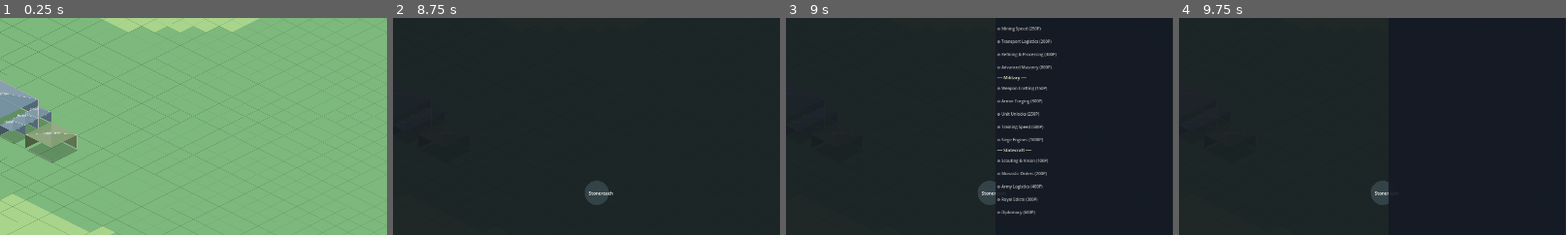
Above: before the commit, frames 1-4 (left to right).
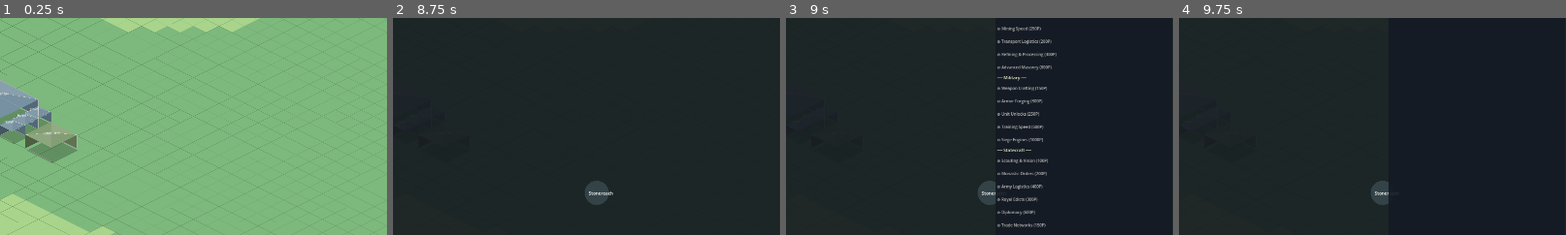
Above: after the commit, the same moments.

Repository: brotherphilip/sovereigns-reach
Game: Godot game, scene res://view/cityview/CityViewScene.tscn
Same seed, same stepped clock (60 frames per second), same inputs: the game is played once before the commit and once after it. This scene is started directly instead of the project's main scene.
Inputs:
- Up to frame 1 (0.25 s): no input
- Up to frame 2 (8.75 s): click "−" at 0.5 s; click "+" at 1.25 s; click "−" at 2 s; click "+" at 2.75 s; click "−" at 3.5 s; click "+" at 4.25 s; click "❚❚" at 5 s; click "▶ 1×" at 5.75 s; click "▶▶ 2×" at 6.5 s; click "▶▶▶ 5×" at 7.25 s; click "⊞ Macro [Tab]" at 8 s
- Up to frame 3 (9 s): click "🔬 Tech" at 8.75 s
- Up to frame 4 (9.75 s): click "📜 Edicts" at 9.5 s
The pictures show only the part of the screen within x 50-100%, y 27-77%; the shares and areas given below are measured in that part.

Frames 1-2 are identical in both runs. In frame 3, 0.1% of the frame differs, in the area x 54-68%, y 94-97%; in frame 4, nothing differs.

Commit message:
omniscience: phase 4 complete — new buildings & tech

Diff:
--- a/simulation/buildings/BuildingRegistry.gd
+++ b/simulation/buildings/BuildingRegistry.gd
@@ -364,6 +364,36 @@
 		"is_tower": true, "immune_to_fire": true,
 		"description": "Hard to destroy. Mounts mangonels. Anchors wall corners.",
 	},
+	"watchtower": {
+		"name": "Watchtower", "category": Category.DEFENSE,
+		"width": 1, "height": 1,
+		"cost": {"wood": 30, "stone": 20},
+		"max_workers": 1, "worker_slots": 1,
+		"terrain_req": TERRAIN_ANY, "fire_risk": 0.01, "hp": 120,
+		"requires_tech": [], "produces": {}, "consumes": {},
+		"coverage_radius": 15,
+		"description": "Scout post. Reveals surrounding terrain and approaching enemies.",
+	},
+	"trading_post": {
+		"name": "Trading Post", "category": Category.CIVIC,
+		"width": 2, "height": 2,
+		"cost": {"wood": 40, "gold": 50},
+		"max_workers": 2, "worker_slots": 2,
+		"terrain_req": TERRAIN_FLAT, "fire_risk": 0.05, "hp": 100,
+		"requires_tech": ["trade_networks"], "produces": {"gold": 3}, "consumes": {},
+		"coverage_radius": 0,
+		"description": "Generates steady gold income from passing caravans.",
+	},
+	"siege_workshop": {
+		"name": "Siege Workshop", "category": Category.MILITARY,
+		"width": 2, "height": 2,
+		"cost": {"wood": 60, "iron": 30},
+		"max_workers": 3, "worker_slots": 3,
+		"terrain_req": TERRAIN_FLAT, "fire_risk": 0.08, "hp": 150,
+		"requires_tech": ["siege_engines"], "produces": {}, "consumes": {},
+		"coverage_radius": 0,
+		"description": "Builds and maintains siege engines for assaults.",
+	},
 }
 
 # Returns a building definition dict, or empty dict if not found.
--- a/simulation/economy/ResourceTick.gd
+++ b/simulation/economy/ResourceTick.gd
@@ -155,4 +155,6 @@
 				shortage = true
 		elif res in player["armory"]:
 			player["armory"][res] = maxi(0, player["armory"][res] + delta)
+		elif res == "gold":
+			player["gold"] = player.get("gold", 0) + delta
 	return shortage
--- a/simulation/tech/TechTree.gd
+++ b/simulation/tech/TechTree.gd
@@ -192,6 +192,15 @@
 		"unlocks_edicts": ["trade_boosts", "border_expansion", "diplomatic_tribute"],
 		"modifiers": {"market_buy_fee_reduction": 0.1},
 		"description": "Unlocks envoy actions. Market buy fees −10%. Allows AI bribe/truce.",
+	},
+	"trade_networks": {
+		"name": "Trade Networks",
+		"branch": Branch.STATECRAFT, "tier": 1, "cost_prestige": 150,
+		"requires": [],
+		"unlocks_buildings": ["trading_post"],
+		"unlocks_units": [], "unlocks_edicts": [],
+		"modifiers": {"trade_income_bonus": 0.25},
+		"description": "Establishes trade caravans. Unlocks the Trading Post for passive gold income.",
 	},
 }
 
Not shown, changed: OMNISCIENCE_LOG.md
